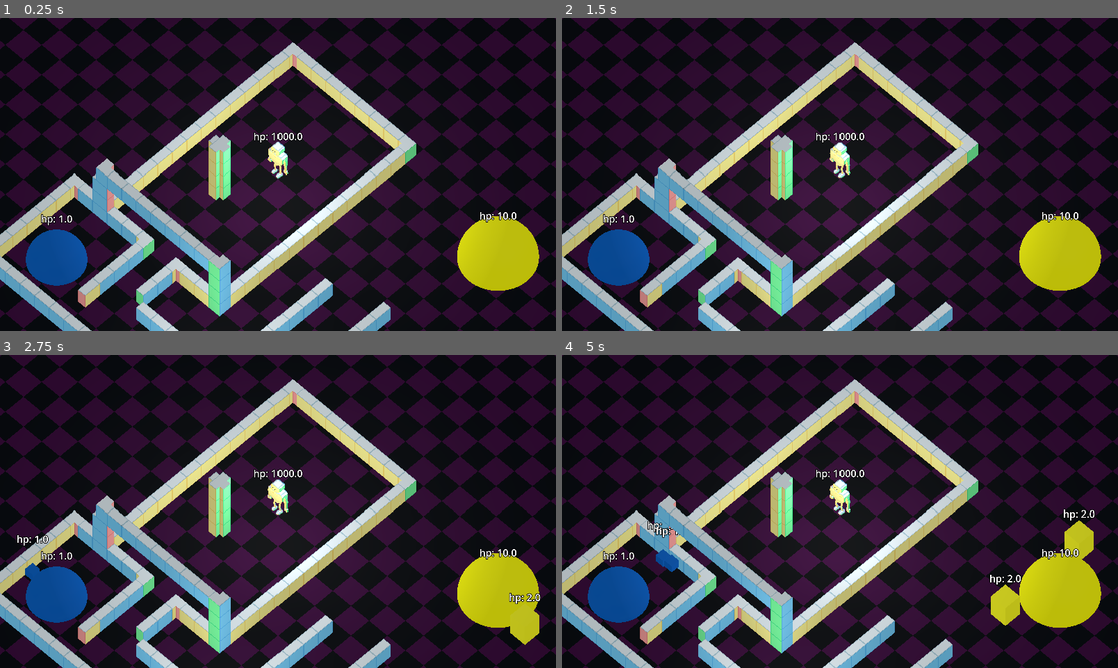
Above: before the commit, frames 1-4 (two rows, left to right).
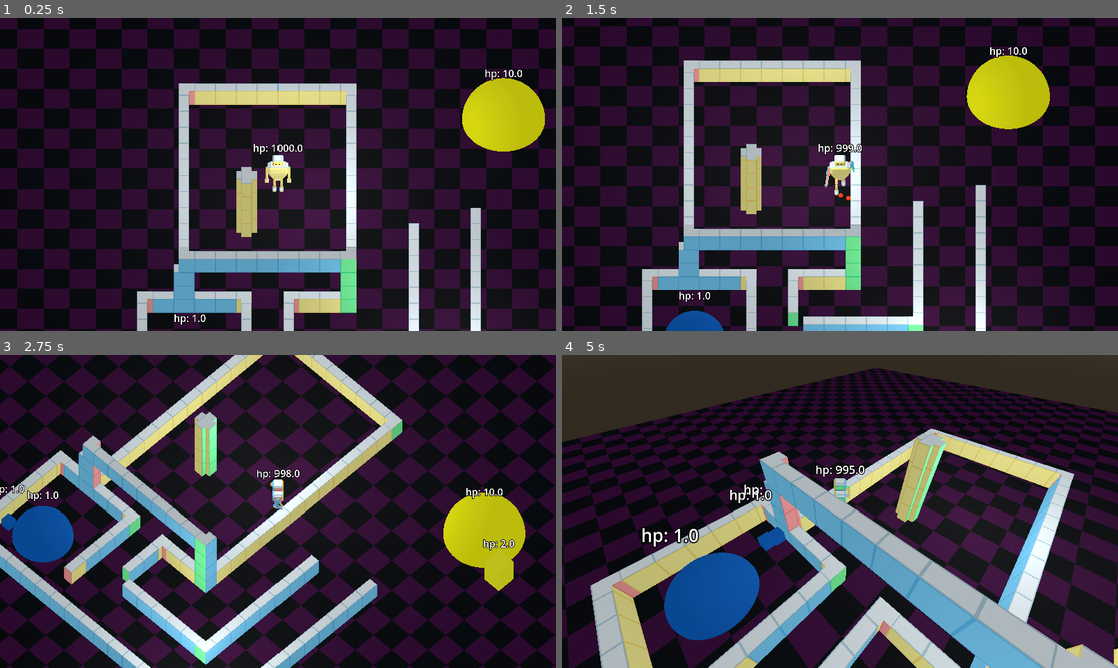
Above: after the commit, the same moments.

Repository: markguinn/kitbash-toy-clash
Game: Godot game, scene res://levels/dev/proto1.tscn
The game is run twice, just before and just after one commit, with the same random seed, the same clock (stepped at 60 frames per second) and the same inputs.
Inputs:
- Up to frame 1 (0.25 s): no input
- Up to frame 2 (1.5 s): hold Right (right) 0.53-1.28 s; hold Z (attack1) 0.53-1.28 s; hold S (down) from 1.28 s (still down); tap X (attack2) at 1.35 s
- Up to frame 3 (2.75 s): release S (down) at 2.03 s; hold Right (right) from 2.03 s (still down); hold Tab (switch_cam) from 2.03 s (still down)
- Up to frame 4 (5 s): release Right (right) at 2.78 s; release Tab (switch_cam) at 2.78 s; hold W (up) 2.78-3.53 s; tap Z (attack1) at 2.85 s; hold X (attack2) 3.53-4.28 s; hold Left (left) from 3.53 s (still down); tap Tab (switch_cam) at 4.35 s

The runs differ from the first frame. In frame 1, 65% of the frame differs, in the area x 0-100%, y 0-100%; in frame 2, 65%; in frame 3, 65%; in frame 4, 78%.
Error before the commit: Parse Error: Too few arguments for "get_animation_library()" call. Expected at least 1 but received 0. (res://player/player.gd:40)

Commit message:
hacky tabacky version of swapping animations... but it works?

Diff:
--- a/player/player.gd
+++ b/player/player.gd
@@ -37,7 +37,6 @@
 
 func _ready() -> void:
 	_set_cam(0)
-	Log.debug(self, animation_player.get_animation_library())
 
 
 func _vec2_to_vec3(dir: Vector2) -> Vector3:
@@ -101,8 +100,36 @@
 
 func _swap_legs() -> void:
 	body_mesh2.transform = body_mesh.transform
-	legs.reparent(body_root2)
-	legs2.reparent(body_root)
+	body_root.remove_child(legs)
+	body_root2.remove_child(legs2)
+	body_root2.add_child(legs)
+	body_root.add_child(legs2)
+
+	for anim_name in animation_player.get_animation_list():
+		var a1:Animation = animation_player.get_animation(anim_name)
+		var a2:Animation = animation_player2.get_animation(anim_name)
+
+		var a1_leg_tracks: Array[int] = []
+		var a2_leg_tracks: Array[int] = []
+		for i in range(a1.get_track_count()):
+			var np: NodePath = a1.track_get_path(i)
+			if np.get_name(1) == "legs":
+				a1_leg_tracks.append(i)
+		for i in range(a2.get_track_count()):
+			var np: NodePath = a2.track_get_path(i)
+			if np.get_name(1) == "legs":
+				a2_leg_tracks.append(i)
+		a1_leg_tracks.reverse()
+		a2_leg_tracks.reverse()
+		for idx in a1_leg_tracks:
+			a1.copy_track(idx, a2)
+			a1.remove_track(idx)
+		for idx in a2_leg_tracks:
+			a2.copy_track(idx, a1)
+			a2.remove_track(idx)
+
+	animation_player.clear_caches()
+
 	var t = legs2
 	legs2 = legs
 	legs = t
--- a/player/player.tscn
+++ b/player/player.tscn
@@ -43,9 +43,6 @@
 collision_mask = 9
 motion_mode = 1
 script = ExtResource("1_nvxhs")
-speed = null
-rotation_speed = null
-projectile_speed = null
 projectile_tpl = ExtResource("2_ilk7j")
 
 [node name="CollisionShape3D" type="CollisionShape3D" parent="." unique_id=497236600]
